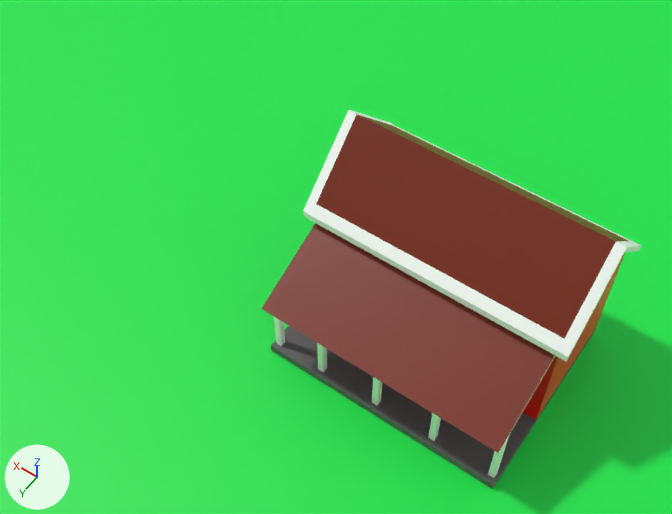
The Blender file Blender/2.91/Module 2/Mid-Section Challenge.blend, before and after one commit.
One viewpoint serves both versions: a camera (50 mm lens) standing at (-14.4, 14.2, 25.1) and looking at (-4.5, 0.4, 3.3). Lighting does not change. The marker at lower left points along +X, +Y and +Z.

In view in the first picture: 'Barn Main', 'Ground'.
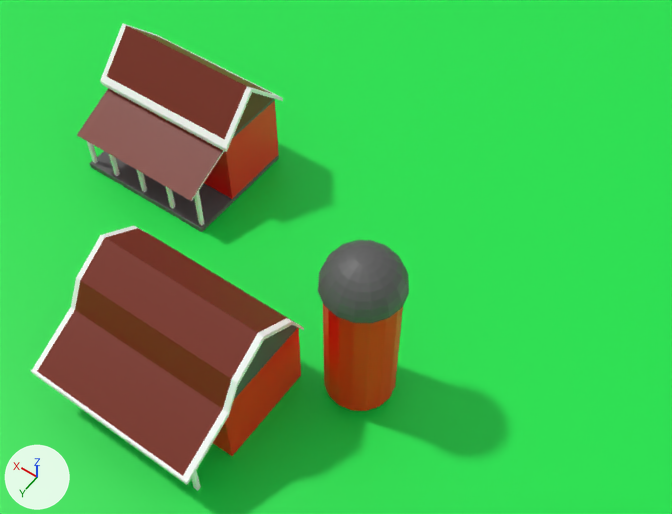
The newer file is also rescaled (x1.487), turned or shifted as a whole; pictures and numbers use the older file's frame.

Changed parts and their boxes [x1, y1, x2, y2] in the pictures (672 x 514 px):
'Barn Main', deleted (brown)
    before: [261, 110, 641, 489]
    faces in mat_roof (brown #792000): [261, 114, 628, 453]
    faces in mat_pillar_colour (white #ffffff): [274, 110, 641, 478]
    faces in mat_grey_mat (dark grey #5d5d5d): [271, 326, 595, 489]
    faces in mat_barn_base (red #ff0900): [523, 253, 625, 420]
'Barn', added (brown)
    after: [31, 226, 304, 491]
    faces in mat_roof (brown #792000): [37, 228, 296, 476]
    faces in mat_barn_base (red #ff0900): [213, 328, 301, 456]
    faces in mat_pillar_colour (white #ffffff): [31, 226, 304, 491]
    faces in mat_grey_mat (dark grey #5d5d5d): [234, 325, 298, 399]
'Barnhouse Main', added (brown)
    after: [77, 23, 283, 232]
    faces in mat_roof (brown #792000): [77, 26, 274, 201]
    faces in mat_barn_base (red #ff0900): [204, 101, 278, 199]
    faces in mat_grey_mat (dark grey #5d5d5d): [90, 99, 279, 232]
    faces in mat_pillar_colour (white #ffffff): [87, 23, 283, 226]
'Grain Silo', added
    after: [318, 240, 409, 411]
    faces in mat_barn_base (red #ff0900): [323, 304, 403, 411]
    faces in mat_grey_mat (dark grey #5d5d5d): [318, 240, 409, 323]

Diff of the bpy script that builds the scene:
```diff
--- a/Blender/2.91/Module 2/Mid-Section Challenge.blend.py
+++ b/Blender/2.91/Module 2/Mid-Section Challenge.blend.py
@@ me_cylinder_001 @@
+me_cylinder_001.from_pydata(...)  # 177 vertices, 163 faces; spans x -1.81..1.81, y -1.81..1.81, z -4.69..4.32
+# faces by material slot: [17, 17, 129]
+me_cylinder_001.materials.append(mat_barn_base)  # red #ff0900
+me_cylinder_001.materials.append(mat_pillar_colour)  # white #ffffff
+me_cylinder_001.materials.append(mat_grey_mat)  # dark grey #5d5d5d
@@ me_cylinder @@
+me_cylinder.from_pydata(...)  # 108 vertices, 95 faces; spans x -3.72..2.92, y -2.61..5.23, z -4.43..4.4
+# faces by material slot: [17, 2, 70, 6]
+me_cylinder.materials.append(mat_barn_base)  # red #ff0900
+me_cylinder.materials.append(mat_grey_mat)  # dark grey #5d5d5d
+me_cylinder.materials.append(mat_pillar_colour)  # white #ffffff
+me_cylinder.materials.append(mat_roof)  # brown #792000
@@ me_cube_1 @@
+me_cube_1.from_pydata(...)  # 108 vertices, 94 faces; spans x -4.3..4.29, y -3.26..3.87, z -2.95..3.74
+# faces by material slot: [4, 70, 14, 6]
+me_cube_1.materials.append(mat_barn_base)  # red #ff0900
+me_cube_1.materials.append(mat_pillar_colour)  # white #ffffff
+me_cube_1.materials.append(mat_grey_mat)  # dark grey #5d5d5d
+me_cube_1.materials.append(mat_roof)  # brown #792000
@@ ob_barn_main @@
-ob_barn_main = bpy.data.objects.new('Barn Main', me_cube)
-ob_barn_main.location = (-7.49, 0.0, 0.0)
@@ ob_grain_silo @@
+ob_grain_silo = bpy.data.objects.new('Grain Silo', me_cylinder_001)
+ob_grain_silo.location = (-6.5, 1.91, 3.48)
+ob_grain_silo.scale = (0.672, 0.672, 0.672)
@@ ob_barn @@
+ob_barn = bpy.data.objects.new('Barn', me_cylinder)
+ob_barn.location = (-2.05, 4.44, 1.96)
+ob_barn.rotation_euler = (0.0, 1.571, 0.0)  # degrees (0, 90, 0)
+ob_barn.scale = (0.672, 0.672, 0.672)
@@ ob_barnhouse_main @@
+ob_barnhouse_main = bpy.data.objects.new('Barnhouse Main', me_cube_1)
+ob_barnhouse_main.location = (4.12, -2.3, 2.0)
+ob_barnhouse_main.scale = (0.672, 0.672, 0.672)
```
